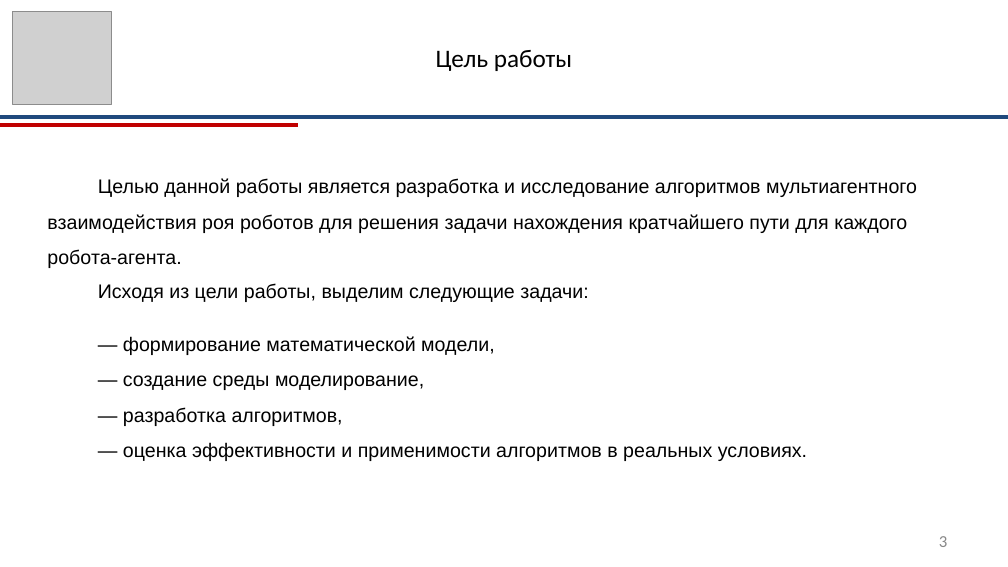
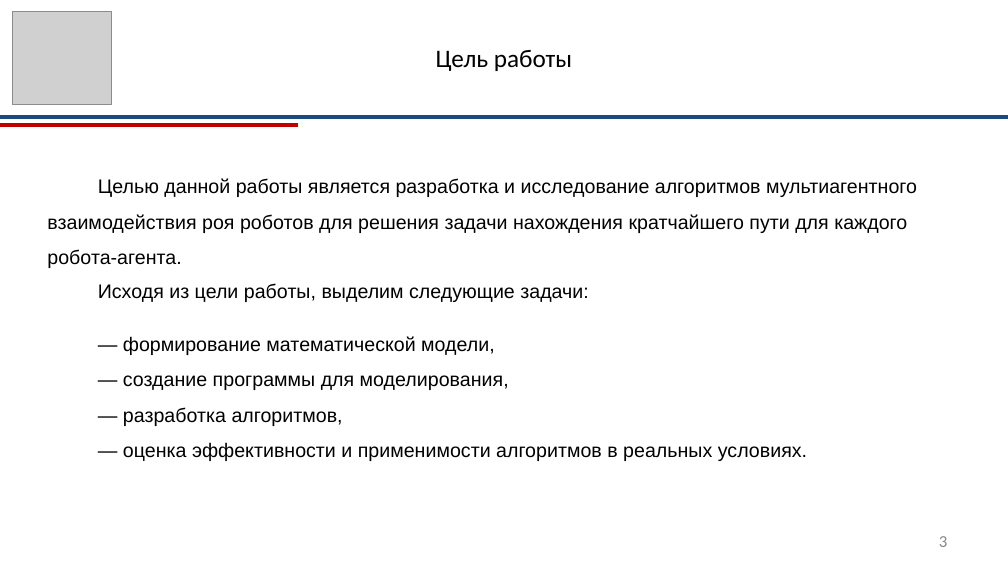
Before and after one commit to RazorvinAndrey/robot_vkr_razorvin, a slide deck: slide 3 of arhive/ВКР_Разорвин_презентация.pptx. Drawn at 1008x567 pixels with LibreOffice and Linux fonts; fonts in the diff are those of the drawing; grey boxes stand for pictures. Boxes give left, top, right and bottom in pixels: in the first picture for what was removed or moved away, otherwise in the second. Text is boxed around its words. In the diff, an @@ line names an element or a change of style, - is before the commit and + after.

```diff
--- a/arhive/ВКР_Разорвин_презентация.pptx
+++ b/arhive/ВКР_Разорвин_презентация.pptx
@@ text at box(123, 375, 509, 390): text changed @@
-— создание среды моделирование,
+— создание программы для моделирования,
```
Also in this commit, not shown: 4 other slides changed, 4 slides added, 4 slides removed, 8 other files.
